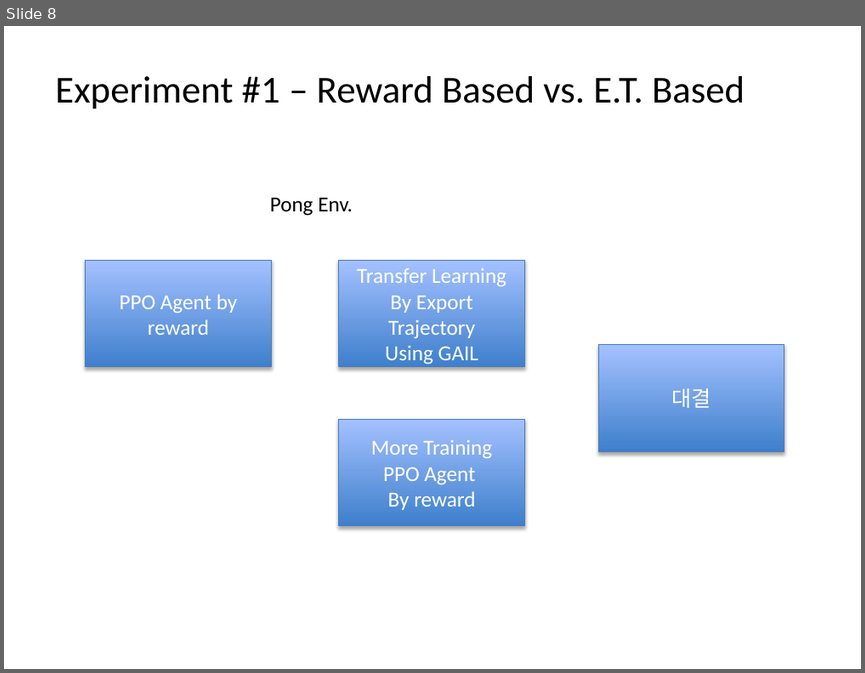
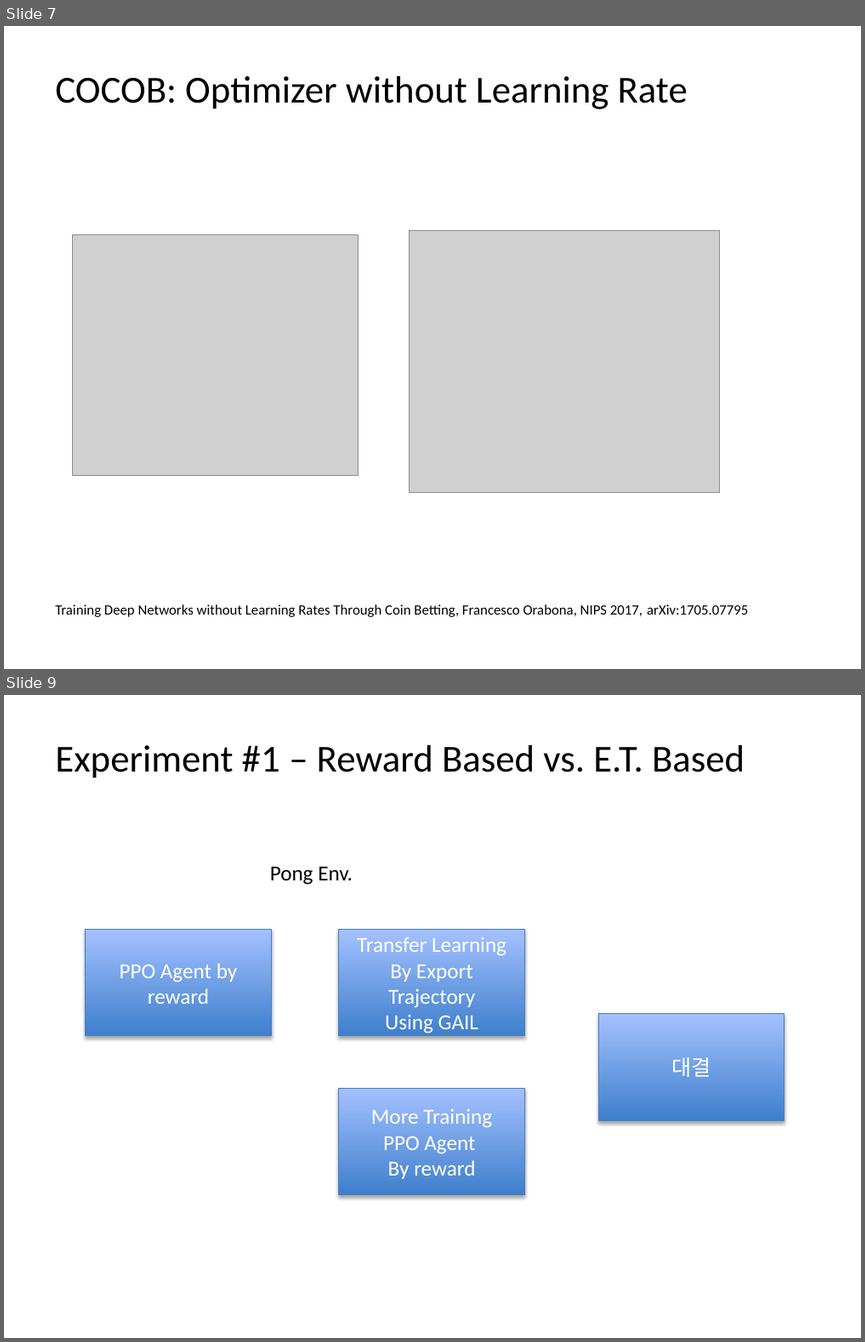
Before and after one commit to sangyongjeong111/papers, a slide deck: Proposal_SangyongJeong.pptx. Shown one above the other, each under a label of ours: slide 8 before the commit, slides 7 and 9 after it; the slides between them are not shown. The pictures are 865x673 and 865x1342 pixels, drawn with LibreOffice and Linux fonts; fonts in the diff are those of the drawing; grey boxes stand for pictures. Boxes give left, top, right and bottom in pixels: in the first picture for what was removed or moved away, otherwise in the second. Text is boxed around its words. In the diff, an @@ line names an element or a change of style, - is before the commit and + after.

```diff
--- a/Proposal_SangyongJeong.pptx
+++ b/Proposal_SangyongJeong.pptx
@@ slide 7 added at (4, 26, 861, 669), background #FFFFFF @@
@@ title added at (55, 76, 687, 109), 32 pt, text #000000 @@
+COCOB: Optimizer without Learning Rate
@@ picture added at (73, 234, 358, 475) @@
@@ picture added at (409, 231, 720, 492) @@
@@ text added at (55, 604, 748, 617), 12 pt, text #000000 @@
+Training Deep Networks without Learning Rates Through Coin Betting, Francesco Orabona, NIPS 2017, arXiv:1705.07795
@@ what was slide 8 is now slide 9 @@
```
Also in this commit, not shown: 4 slides changed, 2 other slides added, 2 slides removed, 1 other file.
